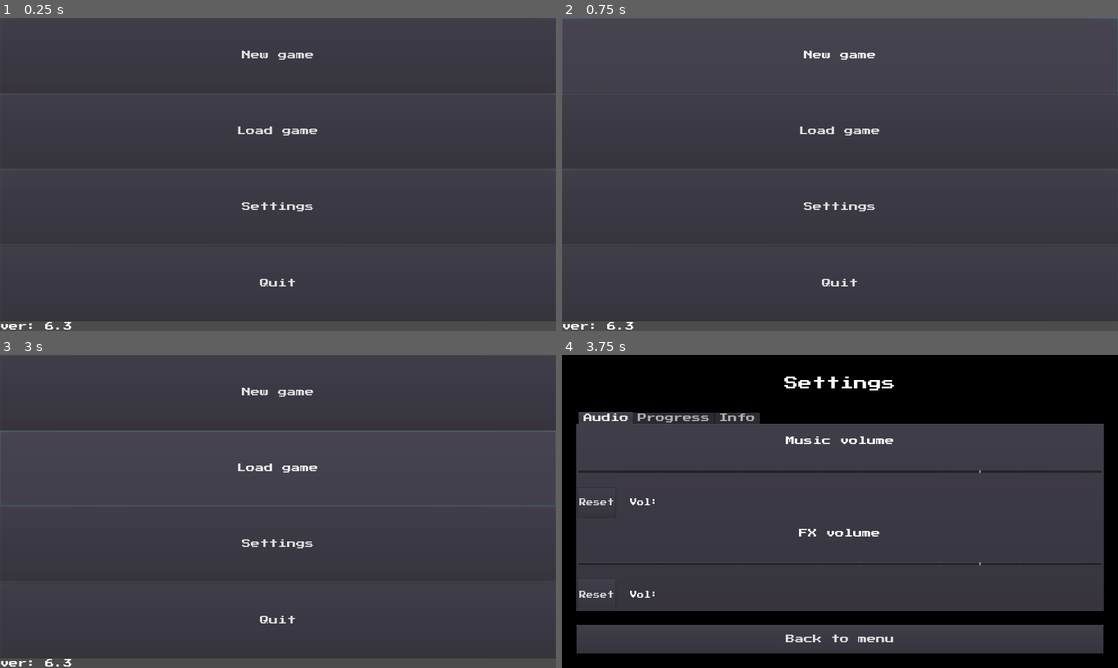
Above: before the commit, frames 1-4 (two rows, left to right).
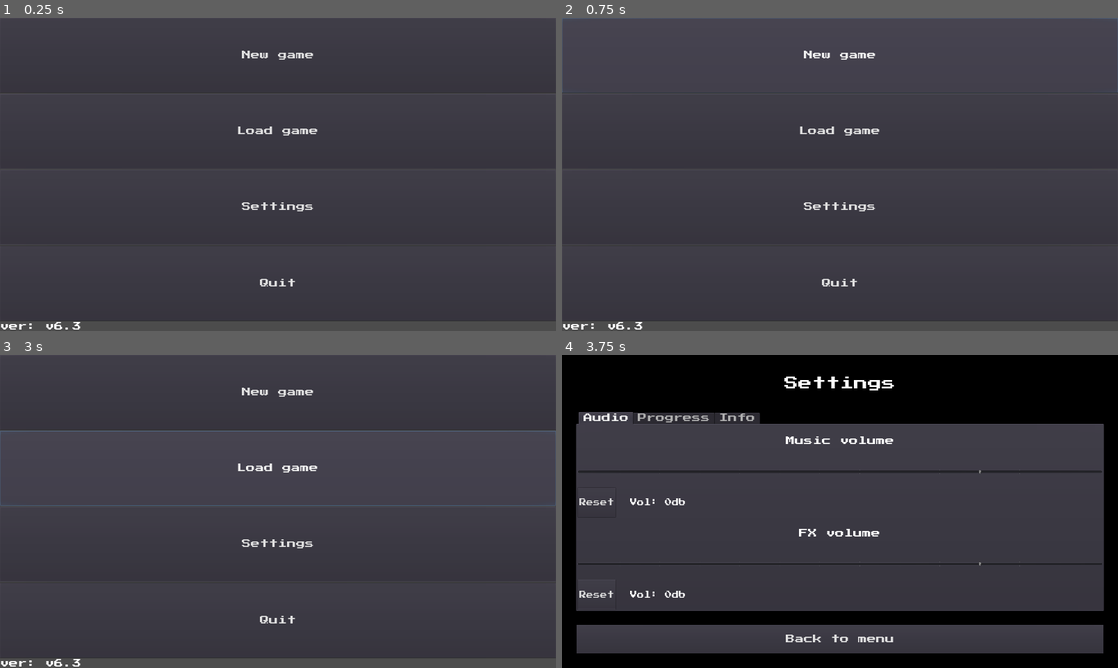
Above: after the commit, the same moments.

Repository: ordinary-dev/student-quest
Game: Godot game, scene res://Scenes/entry.tscn
Two runs of this game, one before a commit and one after it. Both use one fixed random seed, a clock stepped at 60 frames per second and the inputs below.
Inputs:
- Up to frame 1 (0.25 s): no input
- Up to frame 2 (0.75 s): click "New game" at 0.5 s
- Up to frame 3 (3 s): click "New game" at 1.25 s; click "New game" at 2 s; click "Load game" at 2.75 s
- Up to frame 4 (3.75 s): click "Settings" at 3.5 s

The runs differ from the first frame. In frame 1, less than 0.1% of the frame differs, in the area x 8-15%, y 97-100%; in frame 2, less than 0.1%; in frame 3, less than 0.1%; in frame 4, 0.1%, in the area x 18-23%, y 45-78%.

Commit message:
Quit confirmation dialog

Diff:
--- /dev/null
+++ b/Scenes/menu/confirm.tscn
@@ -0,0 +1,67 @@
+[gd_scene load_steps=2 format=2]
+
+[sub_resource type="GDScript" id=1]
+script/source = "extends Control
+
+
+func _on_ButtonNo_pressed():
+	assert(get_tree().change_scene(\"res://Scenes/menu/menu.tscn\") == OK)
+
+
+func _on_ButtonYes_pressed():
+	get_node(\"/root/fx\").call(\"click1\")
+	get_node(\"/root/global\").call(\"write_file\")
+	get_tree().quit()
+"
+
+[node name="Control" type="Control"]
+anchor_right = 1.0
+anchor_bottom = 1.0
+script = SubResource( 1 )
+
+[node name="ColorRect" type="ColorRect" parent="."]
+anchor_right = 1.0
+anchor_bottom = 1.0
+size_flags_horizontal = 3
+size_flags_vertical = 3
+color = Color( 0.105882, 0.105882, 0.105882, 1 )
+
+[node name="VBoxContainer" type="VBoxContainer" parent="ColorRect"]
+anchor_right = 1.0
+anchor_bottom = 1.0
+margin_left = 200.0
+margin_top = 200.0
+margin_right = -200.0
+margin_bottom = -200.0
+
+[node name="Label" type="Label" parent="ColorRect/VBoxContainer"]
+margin_right = 1520.0
+margin_bottom = 338.0
+size_flags_vertical = 7
+text = "Do you really want to quit?
+All data will be saved."
+align = 1
+valign = 1
+autowrap = true
+
+[node name="HBoxContainer" type="HBoxContainer" parent="ColorRect/VBoxContainer"]
+margin_top = 342.0
+margin_right = 1520.0
+margin_bottom = 680.0
+size_flags_vertical = 3
+custom_constants/separation = 30
+
+[node name="ButtonNo" type="Button" parent="ColorRect/VBoxContainer/HBoxContainer"]
+margin_right = 745.0
+margin_bottom = 338.0
+size_flags_horizontal = 3
+text = "No"
+
+[node name="ButtonYes" type="Button" parent="ColorRect/VBoxContainer/HBoxContainer"]
+margin_left = 775.0
+margin_right = 1520.0
+margin_bottom = 338.0
+size_flags_horizontal = 3
+text = "Yes"
+[connection signal="pressed" from="ColorRect/VBoxContainer/HBoxContainer/ButtonNo" to="." method="_on_ButtonNo_pressed"]
+[connection signal="pressed" from="ColorRect/VBoxContainer/HBoxContainer/ButtonYes" to="." method="_on_ButtonYes_pressed"]
--- a/Scenes/menu/menu.tscn
+++ b/Scenes/menu/menu.tscn
@@ -14,6 +14,8 @@
 
 # Path to scene that will show settings
 export(String) var settings
+
+export(String) var confirm_scene
 
 
 func validate_scene(path):
@@ -41,15 +43,15 @@
 
 func _on_ButtonQuit_pressed():
 	get_node(\"/root/fx\").call(\"click1\")
-	get_node(\"/root/global\").call(\"write_file\")
-	get_tree().quit()
+	if validate_scene(confirm_scene):
+		assert(get_tree().change_scene(confirm_scene) == OK)
 
 
 func _ready():
 	# Show app version
 	var dict = Engine.get_version_info()
 	var ver = str(dict[\"minor\"]) + \".\" + str(dict[\"major\"])
-	get_node(\"VBoxContainer/LabelVer\").text = \"ver: \" + ver
+	get_node(\"VBoxContainer/LabelVer\").text = \"ver: v\" + ver
 "
 
 [node name="Control" type="Control"]
@@ -57,6 +59,7 @@
 anchor_bottom = 1.0
 script = SubResource( 1 )
 settings = "res://Scenes/menu/settings.tscn"
+confirm_scene = "res://Scenes/menu/confirm.tscn"
 
 [node name="VBoxContainer" type="VBoxContainer" parent="."]
 anchor_right = 1.0
--- a/Scenes/menu/settings.tscn
+++ b/Scenes/menu/settings.tscn
@@ -84,6 +84,8 @@
 	fx_text = get_node(fx_text_path)
 
 	fd = get_node(fd_path)
+
+	update_settings()
 
 
 func _on_export_pressed():
@@ -184,7 +186,6 @@
 tick_count = 14
 
 [node name="HBoxContainer" type="HBoxContainer" parent="ColorRect/VBoxContainer/TabContainer/Audio/VBoxContainer"]
-editor/display_folded = true
 margin_top = 210.0
 margin_right = 1812.0
 margin_bottom = 313.0
Not shown, changed: export_presets.cfg
